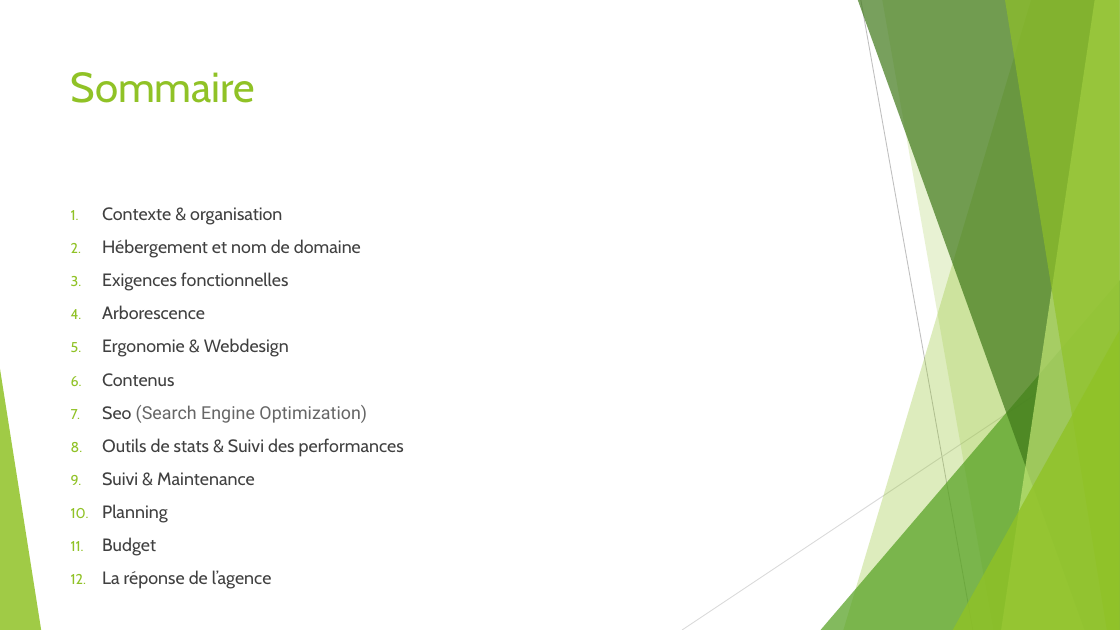
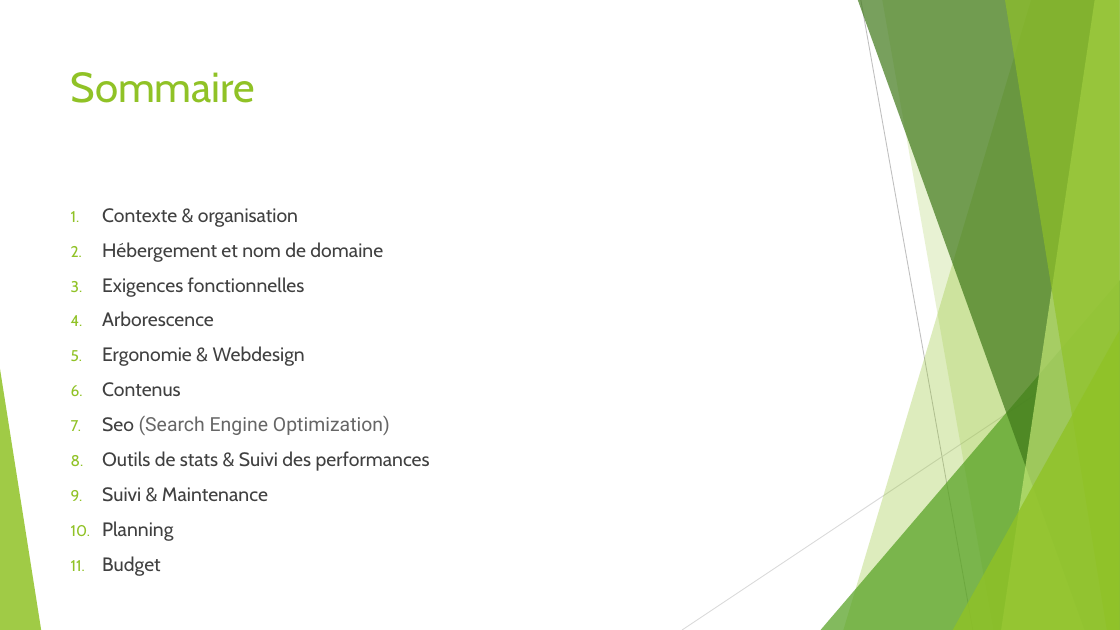
Before and after one commit to Michael-Serva/maison_philo_v2, a slide deck: slide 2 of doc/cahier_des_charges_maisonphilo_version Nina (2).pptx. Drawn at 1120x630 pixels with LibreOffice and Linux fonts; fonts in the diff are those of the drawing. Boxes give left, top, right and bottom in pixels: in the first picture for what was removed or moved away, otherwise in the second. Text is boxed around its words. In the diff, an @@ line names an element or a change of style, - is before the commit and + after.

```diff
--- a/doc/cahier_des_charges_maisonphilo_version Nina (2).pptx
+++ b/doc/cahier_des_charges_maisonphilo_version Nina (2).pptx
@@ text "Contexte & organisation" at [102, 208, 430, 541]: size 15.3 to 16.6 pt @@
@@ text at [102, 570, 272, 589]: paragraph removed @@
-12. La réponse de l’agence
```
Also in this commit, not shown: 4 other slides changed, 7 slides added, 2 slides removed, 2 other files.
